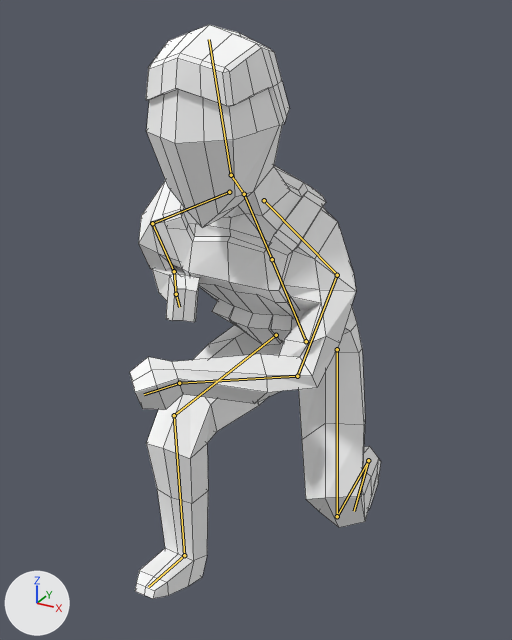
Two versions of the Blender file soldier_alpha_toon_material.blend, one commit apart.
Before and after are seen from a 50 mm lens placed at (4.18, -8.95, 8.49), pointed at (-0.31, -0.79, 4.41). Every picture has the same lights, and +X, +Y and +Z are marked at lower left. Both versions are drawn at frame 126 of the action 'Animation'; the numbers are the values there. The bones that bend it are drawn over the model as lines. Mesh edges are drawn as thin lines.

In view in the first picture: 'Man'.
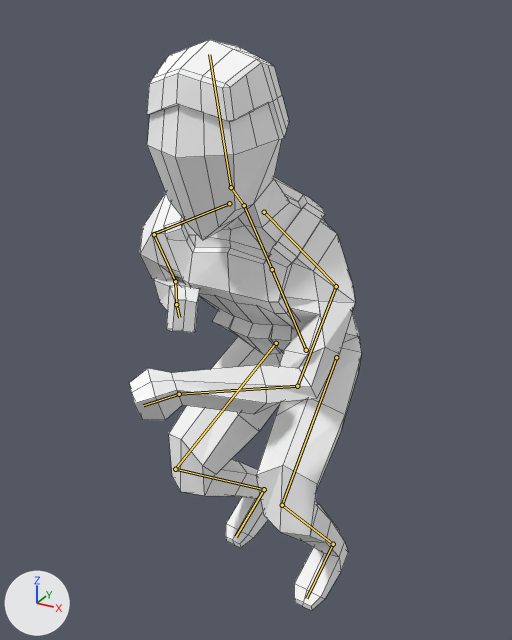
Commit message: Corrected the crouch walking animation

Diff of the bpy script that builds the scene:
```diff
--- a/soldier_alpha_toon_material.blend.py
+++ b/soldier_alpha_toon_material.blend.py
@@ bone_lowertorso @@
 bone_lowertorso = bpy.data.objects['Armature'].pose.bones['lowerTorso']
-bone_lowertorso.location = (0.0, -1.82, 0.0)
+bone_lowertorso.location = (0.0, -1.96, 0.0)
@@ bone_upperlegl @@
 bone_upperlegl = bpy.data.objects['Armature'].pose.bones['upperLegL']  # child of 'lowerTorso'
-bone_upperlegl.rotation_quaternion = (0.824, -0.436, -0.077, -0.088)  # degrees (-55, -13, -5)
+bone_upperlegl.rotation_quaternion = (0.69, -0.732, -0.065, -0.047)  # degrees (-93, -9, 2)
@@ bone_lowerlegl @@
 bone_lowerlegl = bpy.data.objects['Armature'].pose.bones['lowerLegL']  # child of 'upperLegL'
-bone_lowerlegl.rotation_quaternion = (0.671, 0.712, 0.005, 0.075)  # degrees (93, -6, 6)
+bone_lowerlegl.rotation_quaternion = (0.67, 0.743, 0.05, 0.008)  # degrees (96, 3, 5)
@@ bone_footl @@
 bone_footl = bpy.data.objects['Armature'].pose.bones['footL']  # child of 'lowerLegL'
-bone_footl.rotation_quaternion = (0.898, -0.428, 0.035, 0.017)  # degrees (-51, 4, 0)
+bone_footl.rotation_quaternion = (0.967, -0.22, -0.011, 0.0)  # degrees (-26, -1, 0)
@@ bone_upperlegr @@
 bone_upperlegr = bpy.data.objects['Armature'].pose.bones['upperLegR']  # child of 'lowerTorso'
-bone_upperlegr.rotation_quaternion = (0.525, -0.845, 0.078, 0.059)  # degrees (-117, 10, -4)
+bone_upperlegr.rotation_quaternion = (0.679, -0.627, 0.112, 0.104)  # degrees (-85, 19, 0)
@@ bone_lowerlegr @@
 bone_lowerlegr = bpy.data.objects['Armature'].pose.bones['lowerLegR']  # child of 'upperLegR'
-bone_lowerlegr.rotation_quaternion = (0.751, 0.654, -0.05, -0.007)  # degrees (82, -4, -4)
+bone_lowerlegr.rotation_quaternion = (0.625, 0.753, -0.004, -0.072)  # degrees (100, 6, -6)
@@ bone_footr @@
 bone_footr = bpy.data.objects['Armature'].pose.bones['footR']  # child of 'lowerLegR'
-bone_footr.rotation_quaternion = (0.968, -0.241, 0.007, 0.002)  # degrees (-28, 1, 0)
+bone_footr.rotation_quaternion = (0.945, -0.302, -0.045, -0.004)  # degrees (-35, -5, 1)
```

What differs and where, as boxes [x1, y1, x2, y2] in the pictures (512 x 640 px):
'Man', posed (7% narrower)
    before: [130, 25, 381, 599]
    after: [129, 40, 362, 611]
bone 'lowerTorso', root to tip
    before: (306, 341) to (272, 259)
    after: (306, 350) to (272, 269)
bone 'upperLegL', root to tip
    before: (337, 349) to (337, 516)
    after: (336, 357) to (282, 505)
bone 'lowerLegL', root to tip
    before: (337, 516) to (368, 460)
    after: (282, 505) to (333, 544)
bone 'footL', root to tip
    before: (368, 460) to (354, 511)
    after: (333, 544) to (306, 598)
bone 'upperLegR', root to tip
    before: (276, 335) to (174, 415)
    after: (276, 343) to (175, 469)
bone 'lowerLegR', root to tip
    before: (174, 415) to (184, 555)
    after: (175, 469) to (264, 489)
bone 'footR', root to tip
    before: (184, 555) to (148, 587)
    after: (264, 489) to (236, 536)
